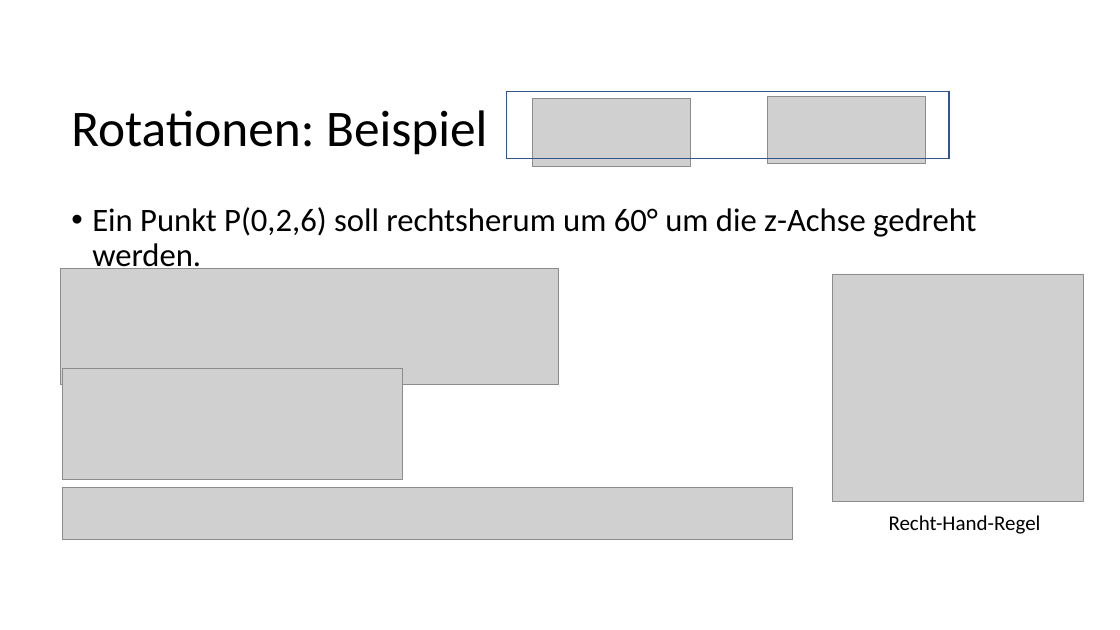
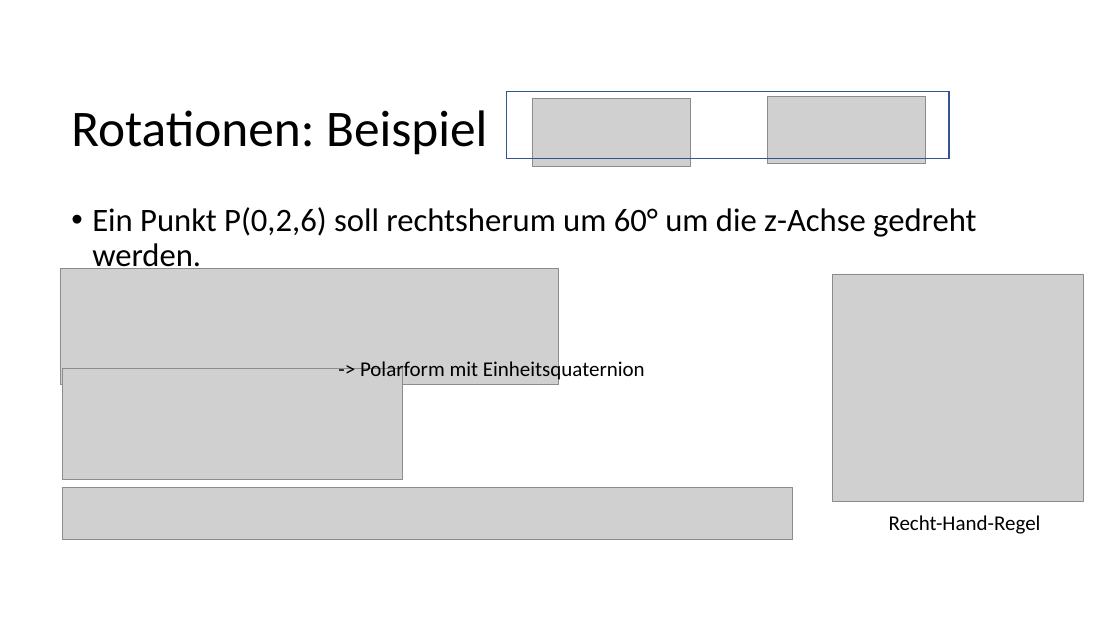
Before and after one commit to codinghardadmin/Quaternionen_DHBW, a slide deck: slide 11 of Quaternionen Präsentation.pptx. Drawn at 1120x630 pixels with LibreOffice and Linux fonts; fonts in the diff are those of the drawing; grey boxes stand for pictures. Boxes give left, top, right and bottom in pixels: in the first picture for what was removed or moved away, otherwise in the second. Text is boxed around its words. In the diff, an @@ line names an element or a change of style, - is before the commit and + after.

Commit message:
update Präsentation

```diff
--- a/Quaternionen Präsentation.pptx
+++ b/Quaternionen Präsentation.pptx
@@ text added at (360,359,645,383), 18 pt, text #000000 @@
+-> Polarform mit Einheitsquaternion
```
